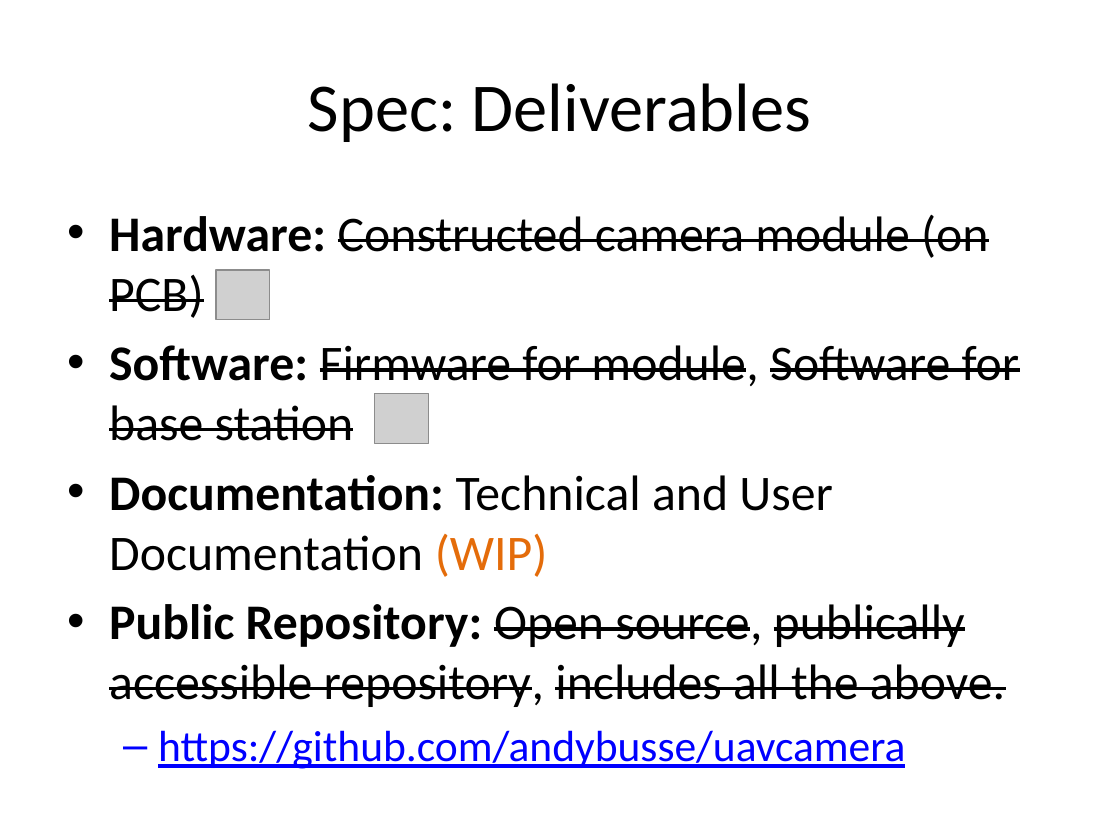
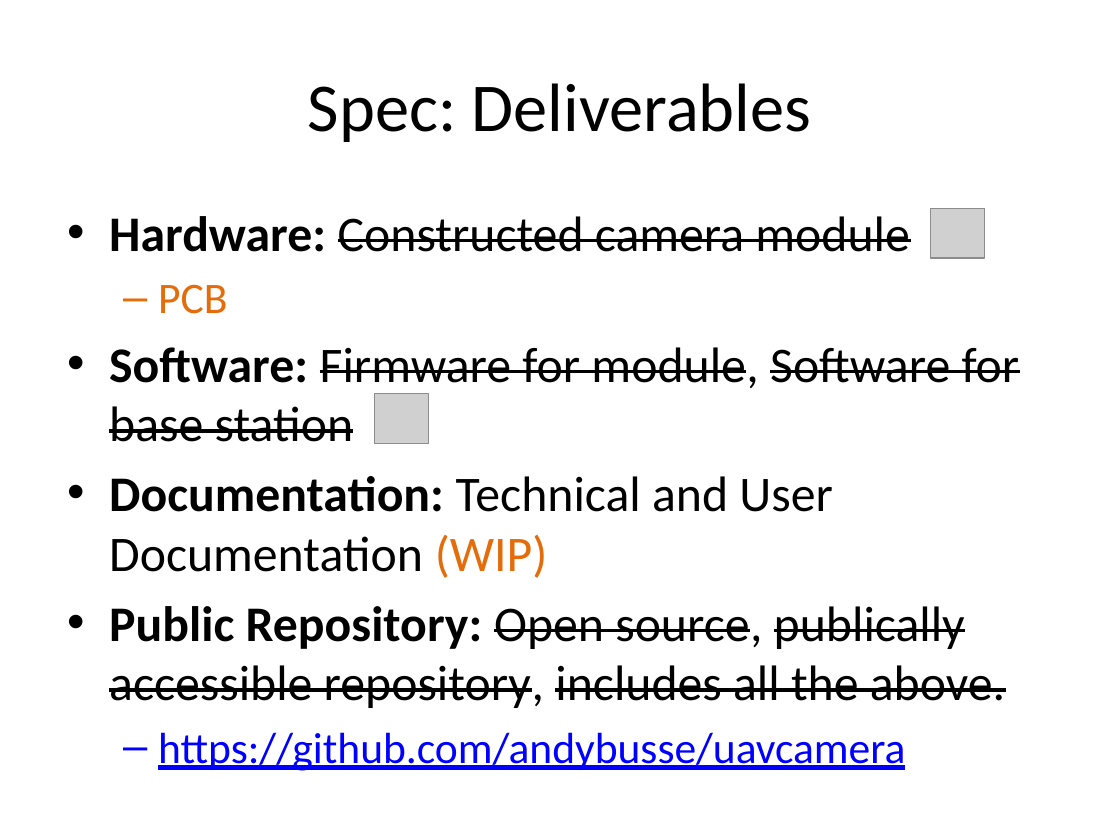
Before and after one commit to andybusse/uavcamera, a slide deck: slide 15 of documents/seminar 2/GDP Group 18 pres.pptx. Drawn at 1120x840 pixels with LibreOffice and Linux fonts; fonts in the diff are those of the drawing; grey boxes stand for pictures. Boxes give left, top, right and bottom in pixels: in the first picture for what was removed or moved away, otherwise in the second. Text is boxed around its words. In the diff, an @@ line names an element or a change of style, - is before the commit and + after.

```diff
--- a/documents/seminar 2/GDP Group 18 pres.pptx
+++ b/documents/seminar 2/GDP Group 18 pres.pptx
@@ picture: place and size @@
-picture at box(216, 270, 270, 319)
+picture at box(931, 208, 984, 258)
@@ text at box(109, 216, 909, 314): text changed @@
-• Hardware: Constructed camera module (on PCB)
+• Hardware: Constructed camera module
+  – PCB
```
Also in this commit, not shown: 16 other slides changed, 7 slides added, 4 slides removed, 2 other files.
